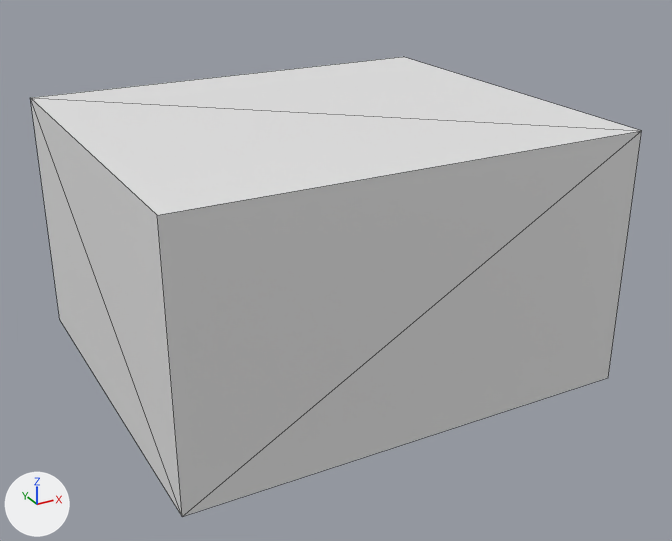
A saved change to the glTF model Model3d/glb/C04-00663A.glb.
The view is the same before and after, from a camera (50 mm lens) standing at (-0.00064, -0.00207, 0.00168) and looking at (0.00082, 0.00059, 0.00035). Every picture has the same lights, and +X, +Y and +Z are marked at lower left. The older version comes first. Mesh edges are drawn as thin lines. Where no turn or scale is listed for an object, it has been applied to the vertices. Vertices at exactly the same position are counted once.

Script lines for the objects in view, before the commit:
```python
me_openscad_model = bpy.data.meshes.new('OpenSCAD Model')
me_openscad_model.from_pydata(...)  # a box spanning x 0.0..0.0016, y 0.0..0.0014, z 0.0..0.0009
ob_openscad_model = bpy.data.objects.new('OpenSCAD Model', me_openscad_model)
ob_openscad_model.location = (0.0, 0.0, 0.0)
```
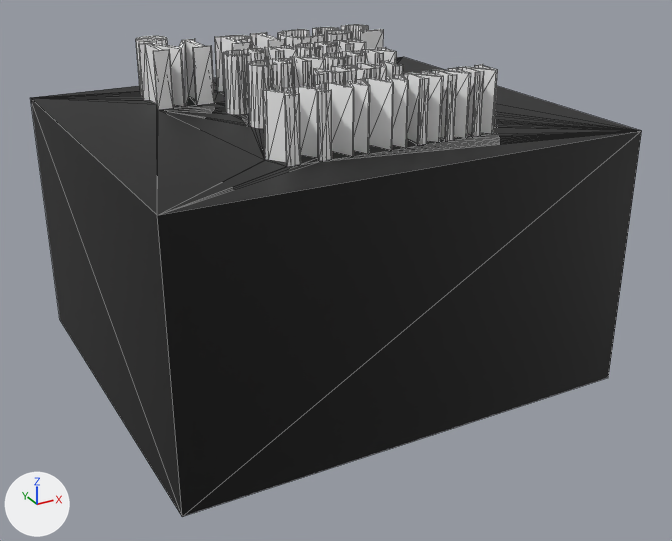
The edits, one by one:
Material 'Color 2' (mat_color_2) is new.
Its base color is (1.0, 1.0, 1.0) (white #ffffff).
Material 'Color 1' (mat_color_1) is new.
Its base color is (0.0, 0.0, 0.0) (black #000000).
me_openscad_model is used by ob_openscad_model.
me_openscad_model had 8 vertices, 12 faces and spanned x 0.0..0.0016, y 0.0..0.0014, z 0.0..0.0009.
me_openscad_model now has 1520 vertices, 3036 faces and spans x 0.0..0.0016, y 0.0..0.0014, z 0.0..0.0011.
me_openscad_model part 1: 1512 vertices added at x 0.00035..0.00125, y 0.0002..0.0013, z 0.0009..0.0011.
me_openscad_model part 2: 10 faces spanning x 0.0..0.0016, y 0.0..0.0014, z 0.0..0.0009 switch from no material to mat_color_1 (black #000000).
me_openscad_model gains material mat_color_2 (white #ffffff).

What differs and where, as boxes [x1, y1, x2, y2] in the pictures (672 x 541 px):
'OpenSCAD Model', reshaped (7% taller): before [31, 57, 642, 517]; after [31, 24, 642, 517]
part 1 of me_openscad_model, added: after [31, 24, 641, 215]
part 2 of me_openscad_model, recoloured (white to black): before [31, 68, 642, 517]; after [31, 99, 642, 517]
